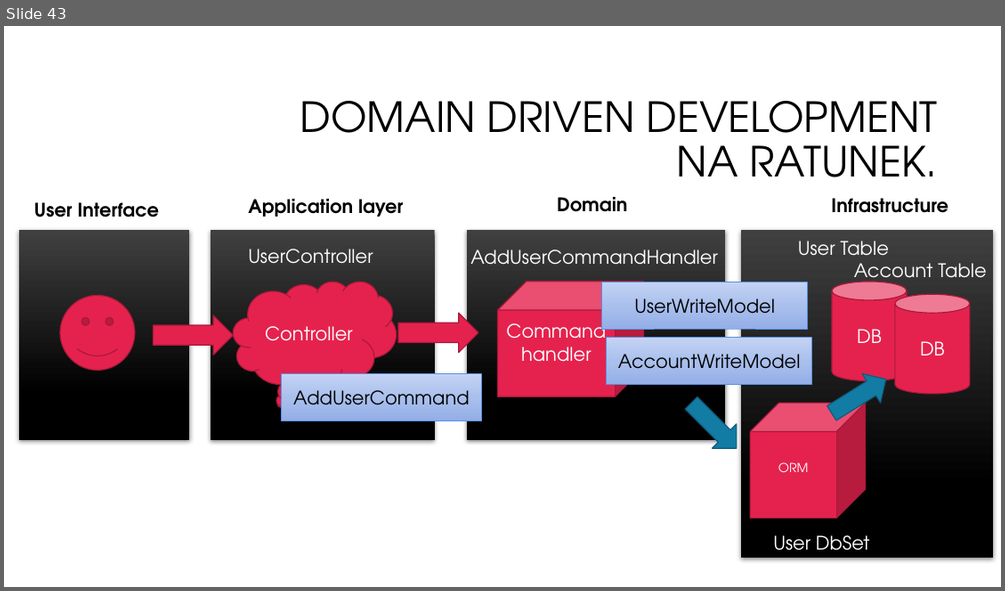
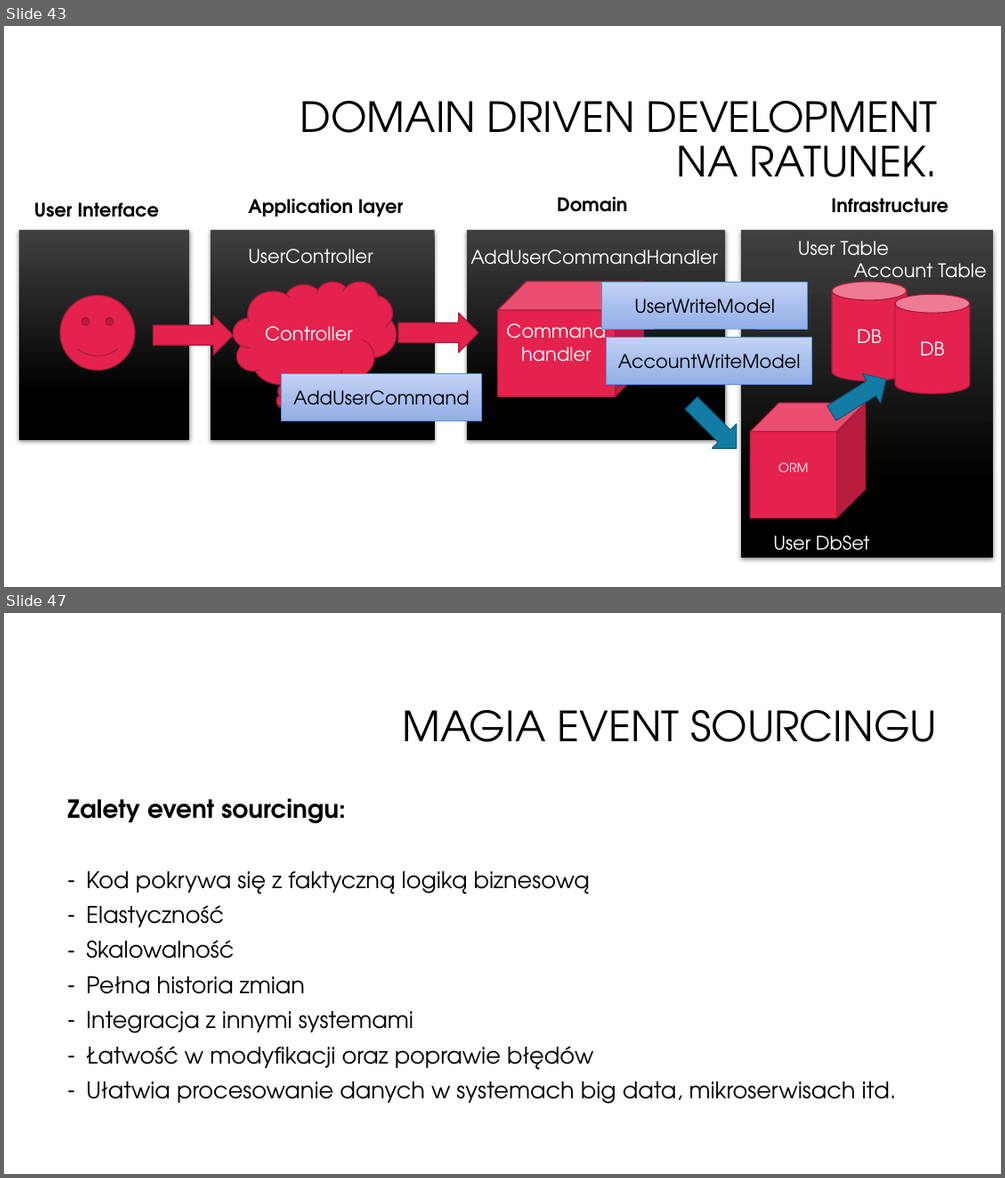
Before and after one commit to oskardudycz/EventSourcing.NetCore, a slide deck: Slides.pptx. Shown one above the other, each under a label of ours: slide 43 before the commit, slides 43 and 47 after it; the slides between them are not shown. The pictures are 1005x591 and 1005x1178 pixels, drawn with LibreOffice and Linux fonts; fonts in the diff are those of the drawing; background and template pictures are left out. Boxes give left, top, right and bottom in pixels: in the first picture for what was removed or moved away, otherwise in the second. Text is boxed around its words. In the diff, an @@ line names an element or a change of style, - is before the commit and + after.

Commit message:
Event sourcing slides

```diff
--- a/Slides.pptx
+++ b/Slides.pptx
@@ slide 47 added at [4, 613, 1001, 1174], background #FFFFFF @@
@@ title added at [402, 710, 937, 742], 40 pt, text #000000 @@
+MAGIA EVENT SOURCINGU
@@ text added at [67, 798, 896, 1103], 22 pt, text #000000 @@
+Zalety event sourcingu:
+– Kod pokrywa się z faktyczną logiką biznesową
+– Elastyczność
+– Skalowalność
+– Pełna historia zmian
+– Integracja z innymi systemami
+– Łatwość w modyfikacji oraz poprawie błędów
+– Ułatwia procesowanie danych w systemach big data, mikroserwisach itd.
```
Also in this commit, not shown: 1 slide changed, 4 other slides added.
